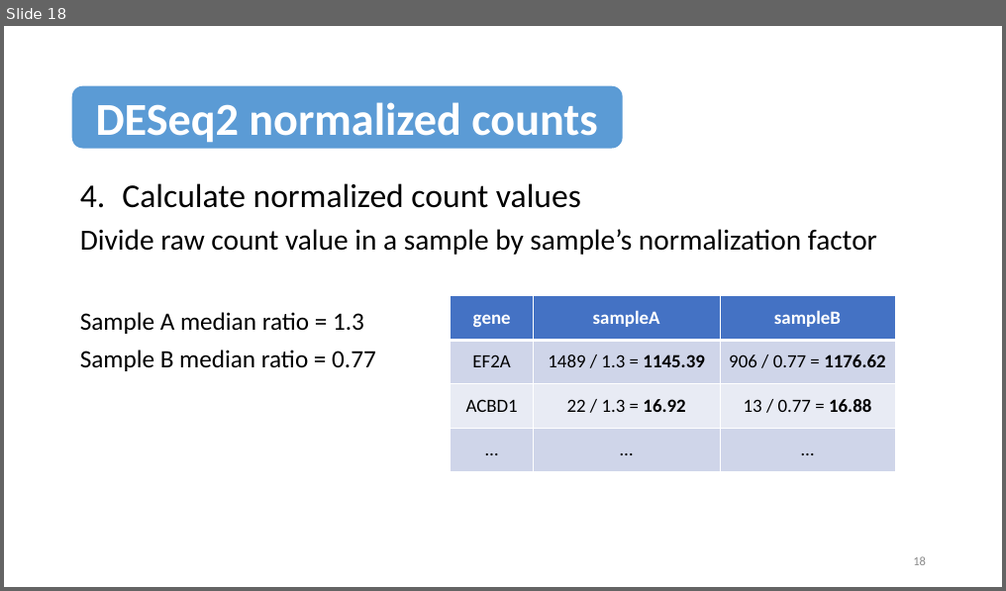
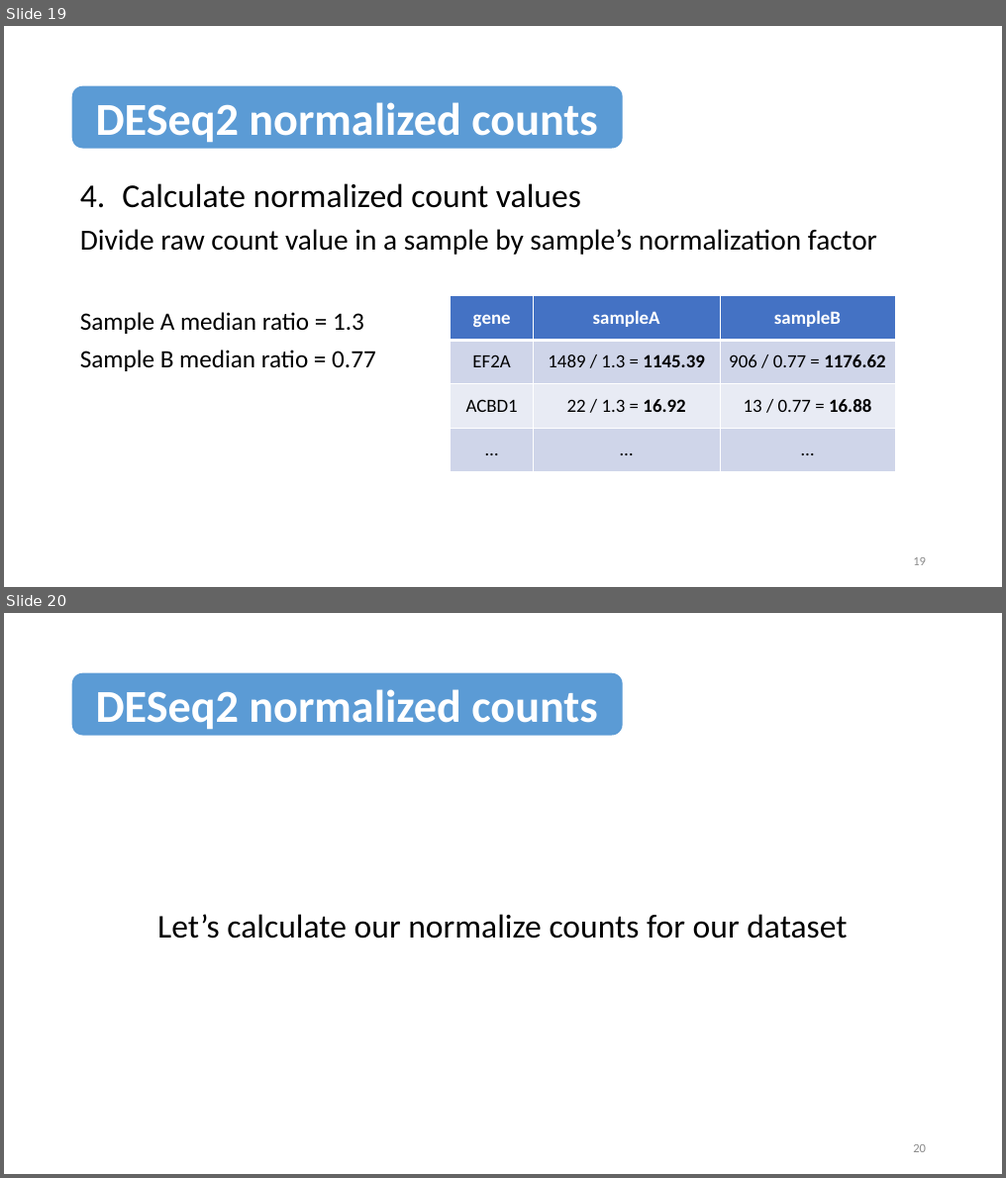
Before and after one commit to hds-sandbox/bulk_RNAseq_course, a slide deck: Slides/6_RNAseq_counts.pptx. Shown one above the other, each under a label of ours: slide 18 before the commit, slides 19 and 20 after it. The pictures are 1006x591 and 1006x1178 pixels, drawn with LibreOffice and Linux fonts; fonts in the diff are those of the drawing. Boxes give left, top, right and bottom in pixels: in the first picture for what was removed or moved away, otherwise in the second. Text is boxed around its words. In the diff, an @@ line names an element or a change of style, - is before the commit and + after.

```diff
--- a/Slides/6_RNAseq_counts.pptx
+++ b/Slides/6_RNAseq_counts.pptx
@@ slide 20 added at bbox=[4, 613, 1002, 1174], background #FFFFFF @@
@@ rounded rectangle added at bbox=[73, 673, 623, 735], fill #5B9BD5, outline #5B9BD5 1 pt, 44 pt, text #FFFFFF, bold @@
+DESeq2 normalized counts
@@ text added at bbox=[157, 914, 846, 939], 32 pt, text #000000 @@
+Let’s calculate our normalize counts for our dataset
@@ page number added at bbox=[913, 1145, 926, 1153], 12 pt, text #8C8C8C @@
+20
@@ what was slide 18 is now slide 19 @@
```
Also in this commit, not shown: 2 slides changed, 1 other slide added, 6 other files.
